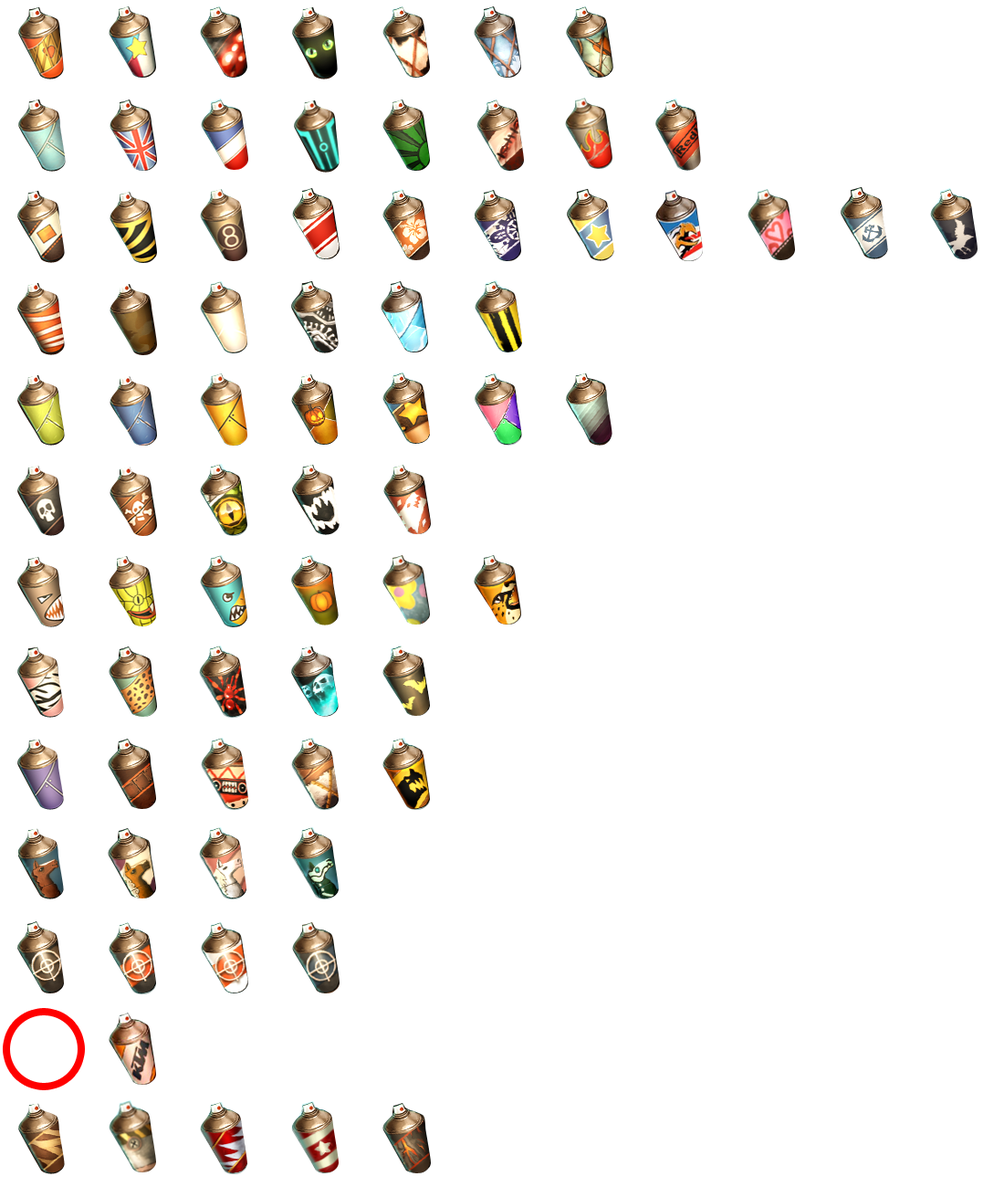
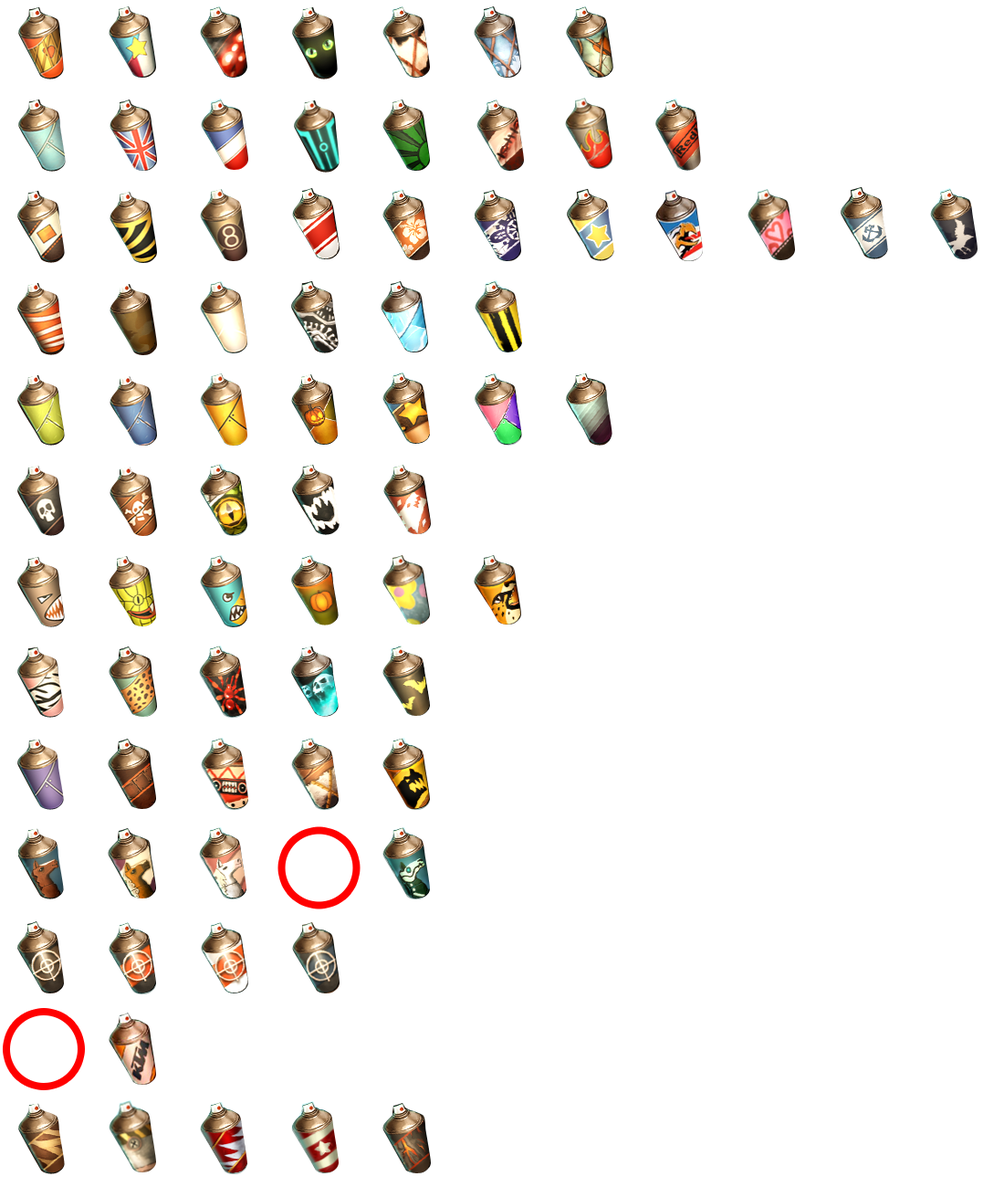
Two versions of the same layered image (w=1004, h=1187). Layer-by-layer changes:
painted on "important", masked it over (10, 833, 354, 1083)
painted on "all in one" over (291, 826, 430, 900)
